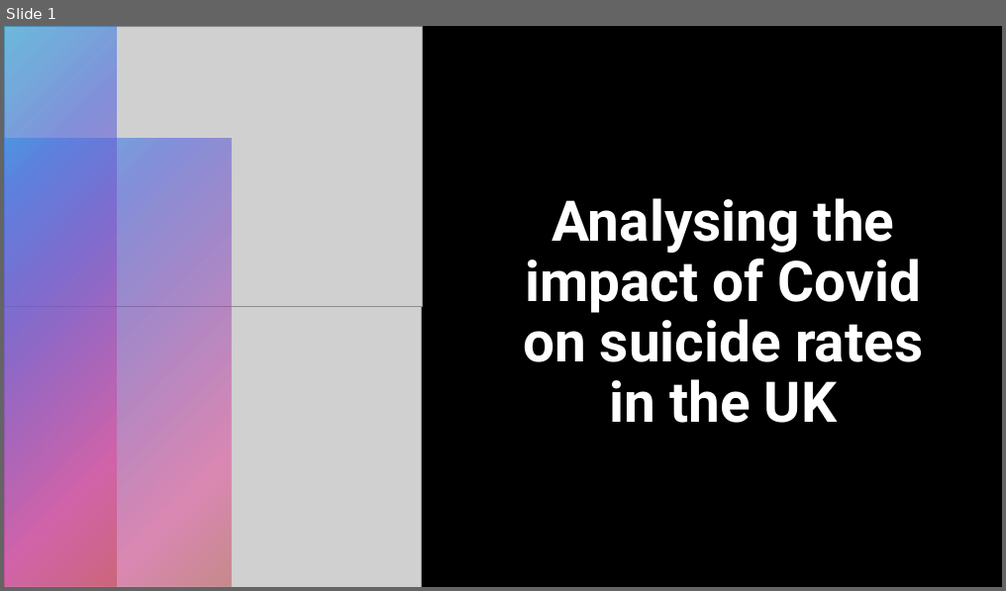
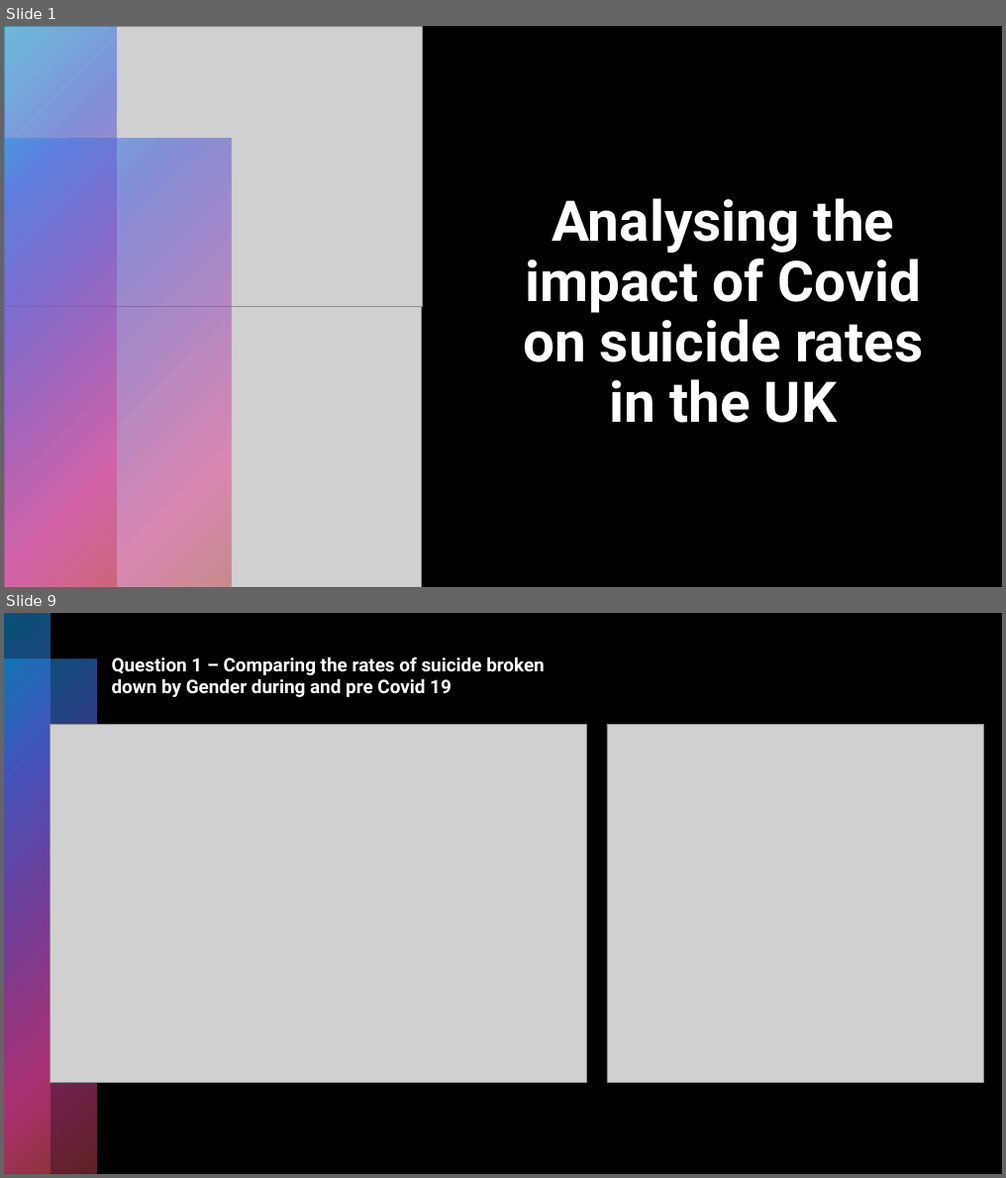
Before and after one commit to HJandu/Project_1_Covid19, a slide deck: Project 1 Presentation.pptx. Shown one above the other, each under a label of ours: slide 1 before the commit, slides 1 and 9 after it; the slides between them are not shown. The pictures are 1006x591 and 1006x1178 pixels, drawn with LibreOffice and Linux fonts; fonts in the diff are those of the drawing; grey boxes stand for pictures. Boxes give left, top, right and bottom in pixels: in the first picture for what was removed or moved away, otherwise in the second. Text is boxed around its words. In the diff, an @@ line names an element or a change of style, - is before the commit and + after.

```diff
--- a/Project 1 Presentation.pptx
+++ b/Project 1 Presentation.pptx
@@ slide 9 added at <box>4,613,1002,1174</box>, background #000000 @@
@@ rectangle added at <box>4,613,51,1174</box>, fill gradient #0BA5E8 to #5066E1 to #894EC0 to #E54196 to #BE4449 @@
@@ rectangle added at <box>4,660,97,1174</box>, fill gradient #0BA5E8 to #5066E1 to #894EC0 to #E54196 to #BE4449 @@
@@ text added at <box>112,657,545,697</box>, 18 pt, text #FFFFFF, bold @@
+Question 1 – Comparing the rates of suicide broken down by Gender during and pre Covid 19
@@ picture added at <box>50,725,586,1083</box> @@
@@ picture added at <box>607,725,984,1083</box> @@
```
Also in this commit, not shown: 22 other slides added.
